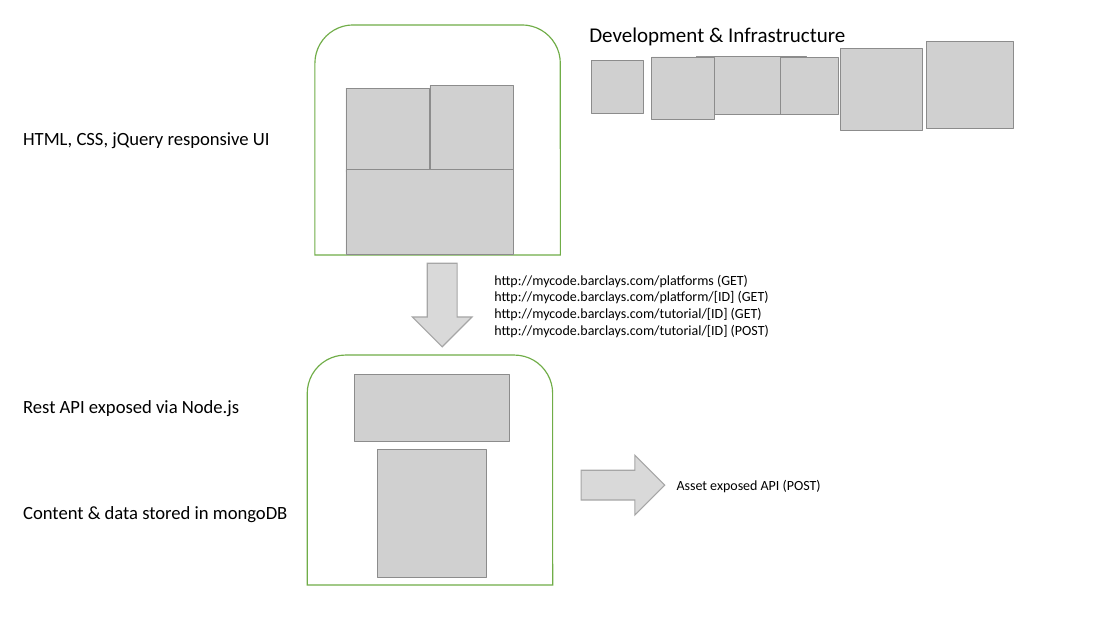
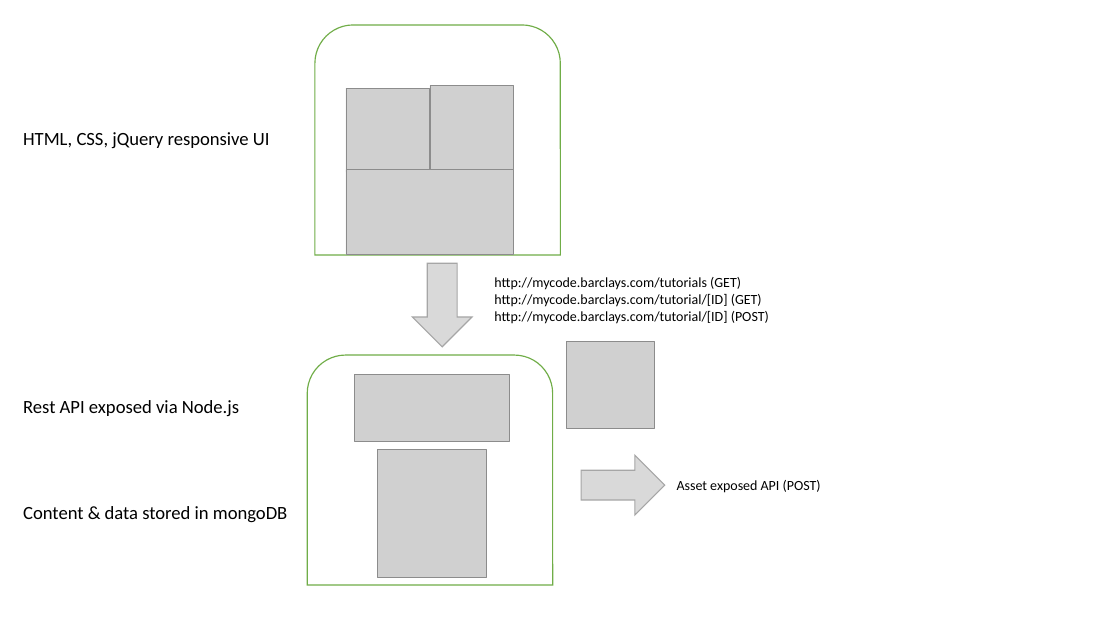
Before and after one commit to barclays-poc/myCode, a slide deck: slide 1 of docs/Outline.pptx. Drawn at 1120x630 pixels with LibreOffice and Linux fonts; fonts in the diff are those of the drawing; grey boxes stand for pictures; background and template pictures are left out. Boxes give left, top, right and bottom in pixels: in the first picture for what was removed or moved away, otherwise in the second. Text is boxed around its words. In the diff, an @@ line names an element or a change of style, - is before the commit and + after.

```diff
--- a/docs/Outline.pptx
+++ b/docs/Outline.pptx
@@ group removed at <box>589,27,923,130</box>: 5 pictures, 1 text @@
-Development & Infrastructure
@@ text at <box>494,277,741,290</box>: text changed @@
-http://mycode.barclays.com/platforms (GET)
-http://mycode.barclays.com/platform/[ID] (GET)
+http://mycode.barclays.com/tutorials (GET)
@@ picture: place and size @@
-picture at <box>926,41,1013,129</box>
+picture at <box>567,341,655,429</box>
```
Also in this commit, not shown: 16 other files.
